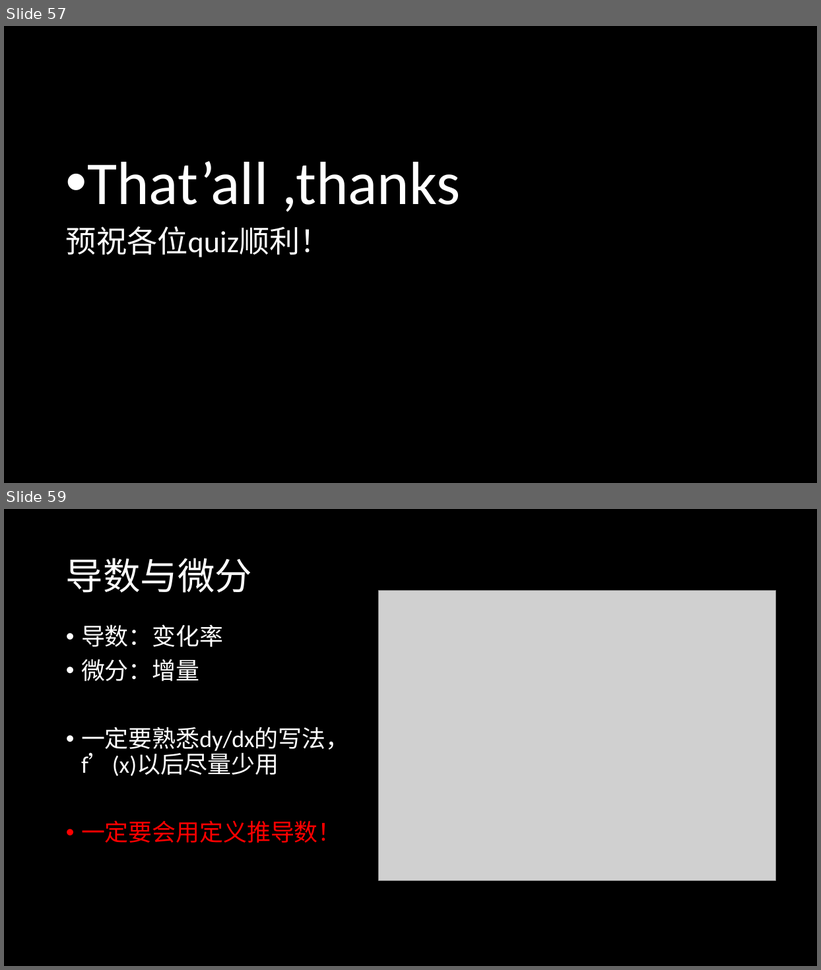
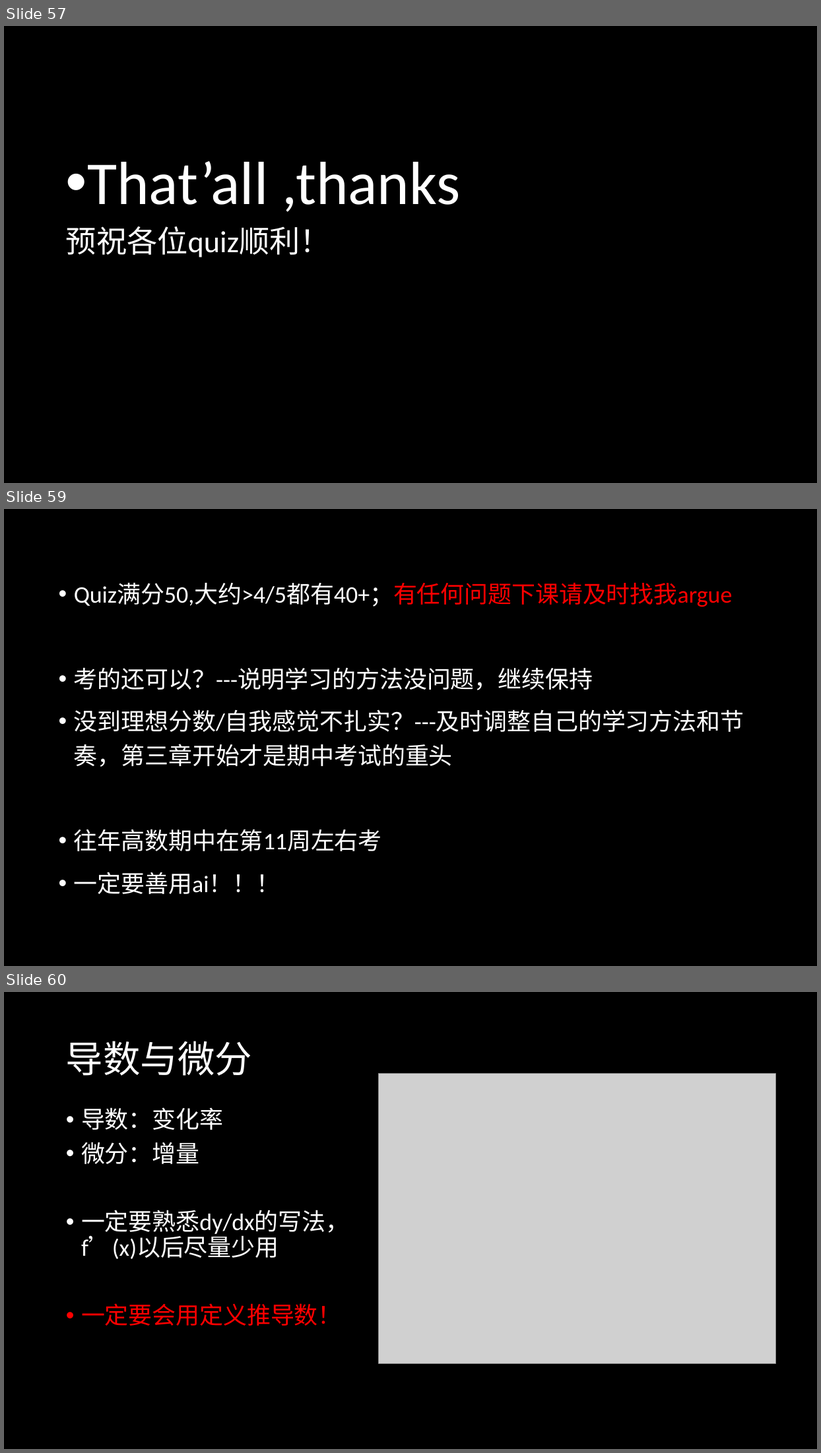
Before and after one commit to maaaark-creator/Calculus, a slide deck: 高数1.pptx. Shown one above the other, each under a label of ours: slides 57 and 59 before the commit, slides 57, 59 and 60 after it; the slides between them are not shown. The pictures are 821x970 and 821x1453 pixels, drawn with LibreOffice and Linux fonts; fonts in the diff are those of the drawing; grey boxes stand for pictures. Boxes give left, top, right and bottom in pixels: in the first picture for what was removed or moved away, otherwise in the second. Text is boxed around its words. In the diff, an @@ line names an element or a change of style, - is before the commit and + after.

```diff
--- a/高数1.pptx
+++ b/高数1.pptx
@@ slide 59 added at box(4, 509, 817, 966), background #000000 @@
@@ text added at box(74, 583, 745, 852), 28 pt, text #FFFFFF @@
+• Quiz满分50,大约>4/5都有40+；有任何问题下课请及时找我argue
+• 考的还可以？---说明学习的方法没问题，继续保持
+• 没到理想分数/自我感觉不扎实？---及时调整自己的学习方法和节奏，第三章开始才是期中考试的重头
+• 往年高数期中在第11周左右考
+• 一定要善用ai！！！
@@ what was slide 59 is now slide 60 @@
```
Also in this commit, not shown: 3 slides changed, 3 other slides added.
